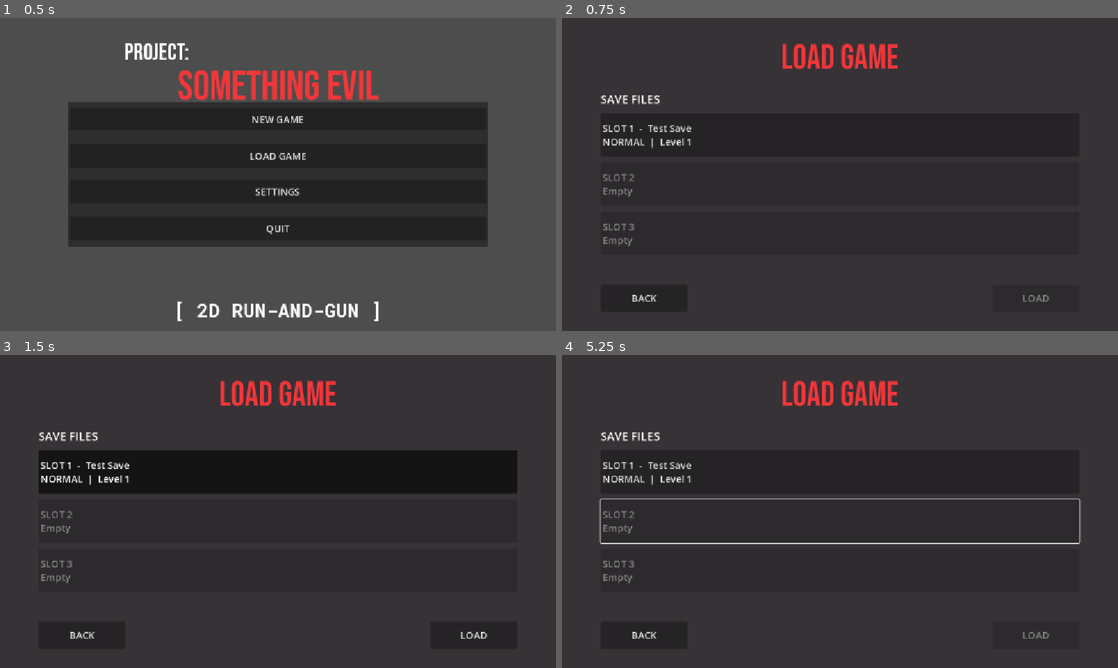
Above: before the commit, frames 1-4 (two rows, left to right).
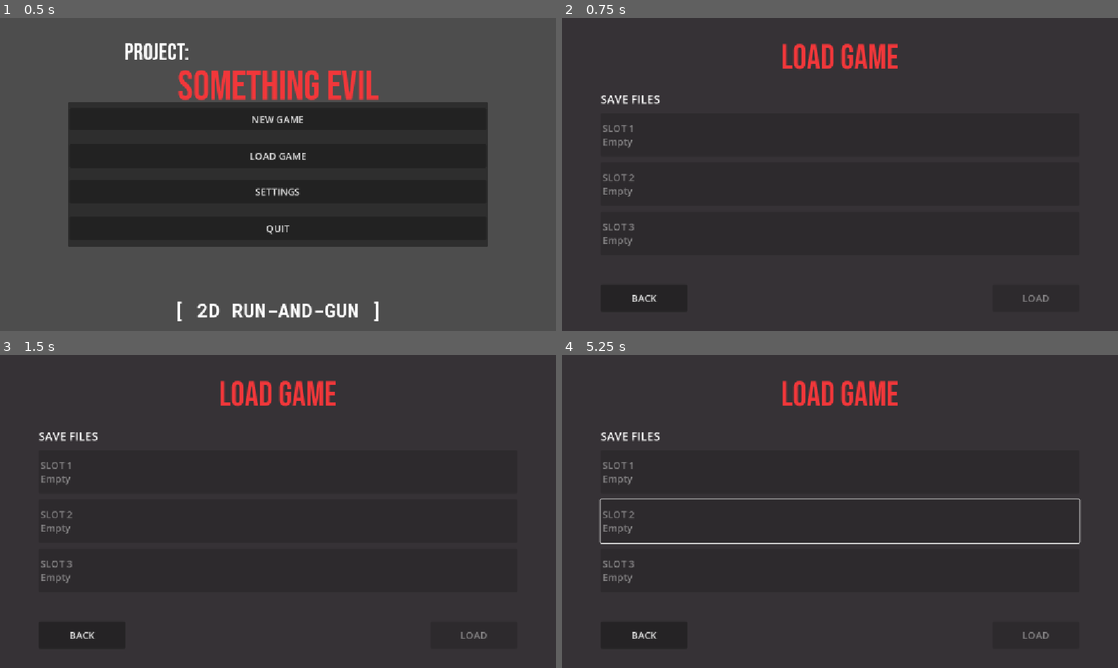
Above: after the commit, the same moments.

Repository: InferiorPosterior/project-something-evil
Game: Godot game, scene res://Scenes/game.tscn
The game is run twice, just before and just after one commit, with the same random seed, the same clock (stepped at 60 frames per second) and the same inputs.
Inputs (mouse positions are in pixels of both pictures, inside the frame that each line leads up to):
- Up to frame 1 (0.5 s): no input
- Up to frame 2 (0.75 s): click "LOAD GAME" at 0.5 s
- Up to frame 3 (1.5 s): click (278, 470) at 1.25 s, where only the run before the commit has a clickable "SLOT 1 - Test Save NORMAL | L…"
- Up to frame 4 (5.25 s): click "BACK" at 2 s; click "LOAD GAME" at 2.75 s; tap Enter at 3.5, 5 s; move the mouse to (962, 495) at 3.52 s; press the mouse at (962, 495) at 3.53 s; hold Right (move_right) 3.53-5.03 s; tap Space (jump) at 3.77, 4.25, 4.52 s; move the mouse to (728, 527) at 4.27 s; release the mouse at (728, 527) at 4.28 s; click (728, 527) at 4.35 s; move the mouse to (895, 442) at 5.02 s; press the mouse at (895, 442) at 5.03 s; hold Left (move_left) from 5.03 s (still down)

Frame 1 is identical in both runs. In frame 2, 0.4% of the frame differs, in the area x 7-24%, y 34-42%; in frame 3, 0.4%, in the area x 7-88%, y 34-91%; in frame 4, 0.4%.

Commit message:
notes

Diff:
--- a/Scenes/save_select.tscn
+++ b/Scenes/save_select.tscn
@@ -1,9 +1,9 @@
-[gd_scene format=3]
+[gd_scene format=3 uid="uid://dgjrf357xrrld"]
 
-[ext_resource type="Script" path="res://Scripts/save_select.gd" id="1_save"]
-[ext_resource type="FontFile" path="res://Fonts/BebasNeue-Regular.ttf" id="2_bebas"]
+[ext_resource type="Script" uid="uid://bxrnkfdas46eu" path="res://Scripts/save_select.gd" id="1_save"]
+[ext_resource type="FontFile" uid="uid://du3wbjmohuixm" path="res://Fonts/BebasNeue-Regular.ttf" id="2_bebas"]
 
-[node name="SaveSelect" type="Control"]
+[node name="SaveSelect" type="Control" unique_id=1194801006]
 layout_mode = 3
 anchors_preset = 15
 anchor_right = 1.0
@@ -12,7 +12,7 @@
 grow_vertical = 2
 script = ExtResource("1_save")
 
-[node name="Background" type="ColorRect" parent="."]
+[node name="Background" type="ColorRect" parent="." unique_id=450326820]
 layout_mode = 1
 anchors_preset = 15
 anchor_right = 1.0
@@ -21,7 +21,7 @@
 grow_vertical = 2
 color = Color(0.21176471, 0.19607843, 0.21176471, 1)
 
-[node name="MarginContainer" type="MarginContainer" parent="."]
+[node name="MarginContainer" type="MarginContainer" parent="." unique_id=986858662]
 layout_mode = 1
 anchors_preset = 15
 anchor_right = 1.0
@@ -33,11 +33,11 @@
 theme_override_constants/margin_right = 80
 theme_override_constants/margin_bottom = 40
 
-[node name="VBoxContainer" type="VBoxContainer" parent="MarginContainer"]
+[node name="VBoxContainer" type="VBoxContainer" parent="MarginContainer" unique_id=1389385831]
 layout_mode = 2
 theme_override_constants/separation = 24
 
-[node name="TitleLabel" type="Label" parent="MarginContainer/VBoxContainer"]
+[node name="TitleLabel" type="Label" parent="MarginContainer/VBoxContainer" unique_id=1632940424]
 unique_name_in_owner = true
 layout_mode = 2
 theme_override_colors/font_color = Color(0.94509804, 0.21568628, 0.22745098, 1)
@@ -46,27 +46,27 @@
 text = "NEW GAME"
 horizontal_alignment = 1
 
-[node name="Columns" type="HBoxContainer" parent="MarginContainer/VBoxContainer"]
+[node name="Columns" type="HBoxContainer" parent="MarginContainer/VBoxContainer" unique_id=1023049333]
 layout_mode = 2
 size_flags_vertical = 3
 theme_override_constants/separation = 48
 
-[node name="SlotsColumn" type="VBoxContainer" parent="MarginContainer/VBoxContainer/Columns"]
+[node name="SlotsColumn" type="VBoxContainer" parent="MarginContainer/VBoxContainer/Columns" unique_id=526302034]
 layout_mode = 2
 size_flags_horizontal = 3
 theme_override_constants/separation = 12
 
-[node name="SlotsHeader" type="Label" parent="MarginContainer/VBoxContainer/Columns/SlotsColumn"]
+[node name="SlotsHeader" type="Label" parent="MarginContainer/VBoxContainer/Columns/SlotsColumn" unique_id=798851446]
 layout_mode = 2
 theme_override_font_sizes/font_size = 24
 text = "SAVE FILES"
 
-[node name="SlotsBox" type="VBoxContainer" parent="MarginContainer/VBoxContainer/Columns/SlotsColumn"]
+[node name="SlotsBox" type="VBoxContainer" parent="MarginContainer/VBoxContainer/Columns/SlotsColumn" unique_id=1533553527]
 unique_name_in_owner = true
 layout_mode = 2
 theme_override_constants/separation = 12
 
-[node name="Slot1Button" type="Button" parent="MarginContainer/VBoxContainer/Columns/SlotsColumn/SlotsBox"]
+[node name="Slot1Button" type="Button" parent="MarginContainer/VBoxContainer/Columns/SlotsColumn/SlotsBox" unique_id=364689044]
 custom_minimum_size = Vector2(0, 90)
 layout_mode = 2
 theme_override_font_sizes/font_size = 20
@@ -74,7 +74,7 @@
 text = "SLOT 1"
 alignment = 0
 
-[node name="Slot2Button" type="Button" parent="MarginContainer/VBoxContainer/Columns/SlotsColumn/SlotsBox"]
+[node name="Slot2Button" type="Button" parent="MarginContainer/VBoxContainer/Columns/SlotsColumn/SlotsBox" unique_id=34150502]
 custom_minimum_size = Vector2(0, 90)
 layout_mode = 2
 theme_override_font_sizes/font_size = 20
@@ -82,7 +82,7 @@
 text = "SLOT 2"
 alignment = 0
 
-[node name="Slot3Button" type="Button" parent="MarginContainer/VBoxContainer/Columns/SlotsColumn/SlotsBox"]
+[node name="Slot3Button" type="Button" parent="MarginContainer/VBoxContainer/Columns/SlotsColumn/SlotsBox" unique_id=888321204]
 custom_minimum_size = Vector2(0, 90)
 layout_mode = 2
 theme_override_font_sizes/font_size = 20
@@ -90,18 +90,18 @@
 text = "SLOT 3"
 alignment = 0
 
-[node name="NewGameOptions" type="VBoxContainer" parent="MarginContainer/VBoxContainer/Columns"]
+[node name="NewGameOptions" type="VBoxContainer" parent="MarginContainer/VBoxContainer/Columns" unique_id=1971975420]
 unique_name_in_owner = true
 layout_mode = 2
 size_flags_horizontal = 3
 theme_override_constants/separation = 12
 
-[node name="NameLabel" type="Label" parent="MarginContainer/VBoxContainer/Columns/NewGameOptions"]
+[node name="NameLabel" type="Label" parent="MarginContainer/VBoxContainer/Columns/NewGameOptions" unique_id=230803782]
 layout_mode = 2
 theme_override_font_sizes/font_size = 24
 text = "SAVE NAME"
 
-[node name="NameEdit" type="LineEdit" parent="MarginContainer/VBoxContainer/Columns/NewGameOptions"]
+[node name="NameEdit" type="LineEdit" parent="MarginContainer/VBoxContainer/Columns/NewGameOptions" unique_id=1056488124]
 unique_name_in_owner = true
 custom_minimum_size = Vector2(0, 50)
 layout_mode = 2
@@ -109,17 +109,17 @@
 placeholder_text = "Select a slot first"
 max_length = 20
 
-[node name="DifficultyLabel" type="Label" parent="MarginContainer/VBoxContainer/Columns/NewGameOptions"]
+[node name="DifficultyLabel" type="Label" parent="MarginContainer/VBoxContainer/Columns/NewGameOptions" unique_id=1678279522]
 layout_mode = 2
 theme_override_font_sizes/font_size = 24
 text = "DIFFICULTY"
 
-[node name="DifficultyBox" type="HBoxContainer" parent="MarginContainer/VBoxContainer/Columns/NewGameOptions"]
+[node name="DifficultyBox" type="HBoxContainer" parent="MarginContainer/VBoxContainer/Columns/NewGameOptions" unique_id=1083880094]
 unique_name_in_owner = true
 layout_mode = 2
 theme_override_constants/separation = 12
 
-[node name="EasyButton" type="Button" parent="MarginContainer/VBoxContainer/Columns/NewGameOptions/DifficultyBox"]
+[node name="EasyButton" type="Button" parent="MarginContainer/VBoxContainer/Columns/NewGameOptions/DifficultyBox" unique_id=941102083]
 custom_minimum_size = Vector2(0, 60)
 layout_mode = 2
 size_flags_horizontal = 3
@@ -127,7 +127,7 @@
 toggle_mode = true
 text = "EASY"
 
-[node name="NormalButton" type="Button" parent="MarginContainer/VBoxContainer/Columns/NewGameOptions/DifficultyBox"]
+[node name="NormalButton" type="Button" parent="MarginContainer/VBoxContainer/Columns/NewGameOptions/DifficultyBox" unique_id=595307000]
 custom_minimum_size = Vector2(0, 60)
 layout_mode = 2
 size_flags_horizontal = 3
@@ -135,7 +135,7 @@
 toggle_mode = true
 text = "NORMAL"
 
-[node name="HardButton" type="Button" parent="MarginContainer/VBoxContainer/Columns/NewGameOptions/DifficultyBox"]
+[node name="HardButton" type="Button" parent="MarginContainer/VBoxContainer/Columns/NewGameOptions/DifficultyBox" unique_id=861603088]
 custom_minimum_size = Vector2(0, 60)
 layout_mode = 2
 size_flags_horizontal = 3
@@ -143,27 +143,27 @@
 toggle_mode = true
 text = "HARD"
 
-[node name="DifficultyInfo" type="Label" parent="MarginContainer/VBoxContainer/Columns/NewGameOptions"]
+[node name="DifficultyInfo" type="Label" parent="MarginContainer/VBoxContainer/Columns/NewGameOptions" unique_id=573621983]
 unique_name_in_owner = true
 layout_mode = 2
 theme_override_font_sizes/font_size = 18
 text = "A relaxed run."
 
-[node name="BottomRow" type="HBoxContainer" parent="MarginContainer/VBoxContainer"]
+[node name="BottomRow" type="HBoxContainer" parent="MarginContainer/VBoxContainer" unique_id=335162915]
 layout_mode = 2
 
-[node name="BackButton" type="Button" parent="MarginContainer/VBoxContainer/BottomRow"]
+[node name="BackButton" type="Button" parent="MarginContainer/VBoxContainer/BottomRow" unique_id=1948762043]
 unique_name_in_owner = true
 custom_minimum_size = Vector2(180, 56)
 layout_mode = 2
 theme_override_font_sizes/font_size = 20
 text = "BACK"
 
-[node name="Spacer" type="Control" parent="MarginContainer/VBoxContainer/BottomRow"]
+[node name="Spacer" type="Control" parent="MarginContainer/VBoxContainer/BottomRow" unique_id=1566948209]
 layout_mode = 2
 size_flags_horizontal = 3
 
-[node name="ConfirmButton" type="Button" parent="MarginContainer/VBoxContainer/BottomRow"]
+[node name="ConfirmButton" type="Button" parent="MarginContainer/VBoxContainer/BottomRow" unique_id=1554947267]
 unique_name_in_owner = true
 custom_minimum_size = Vector2(180, 56)
 layout_mode = 2
--- a/Scripts/save_select.gd
+++ b/Scripts/save_select.gd
@@ -2,6 +2,12 @@
 # One scene used for both New Game and Load Game.
 # The main menu sets SaveSelect.pending_mode before opening this scene.
 # there is no real saving yet. Everything marked PLACEHOLDER is where the save system plugs in later.
+
+# UI ONLY. To finish the save system:
+# 1. _get_slot_data(): read the real save file for each slot
+# 2. _on_confirm_pressed(): create (NEW) or load (LOAD) the save
+
+
 class_name SaveSelect extends Control
 
 enum Mode { NEW, LOAD }
@@ -14,8 +20,7 @@
 	"The intended experience.",
 	"For players who want a challenge.",
 ]
-# Shows one fake save in Slot 1 so you can preview the Load Game screen. Set to false when real saves exist.
-const PREVIEW_FAKE_SAVE: bool = true
+
 
 # SET BY THE MAIN MENU BEFORE CHANGING TO THIS SCENE
 static var pending_mode: Mode = Mode.NEW
@@ -68,8 +73,6 @@
 
 # PLACEHOLDER: replace with real save file reading. Return {} when the slot is empty.
 func _get_slot_data(slot: int) -> Dictionary:
-	if PREVIEW_FAKE_SAVE and slot == 0:
-		return {"name": "Test Save", "difficulty": 1, "level": "Level 1"}
 	return {}
 
 func _refresh_slots() -> void:
